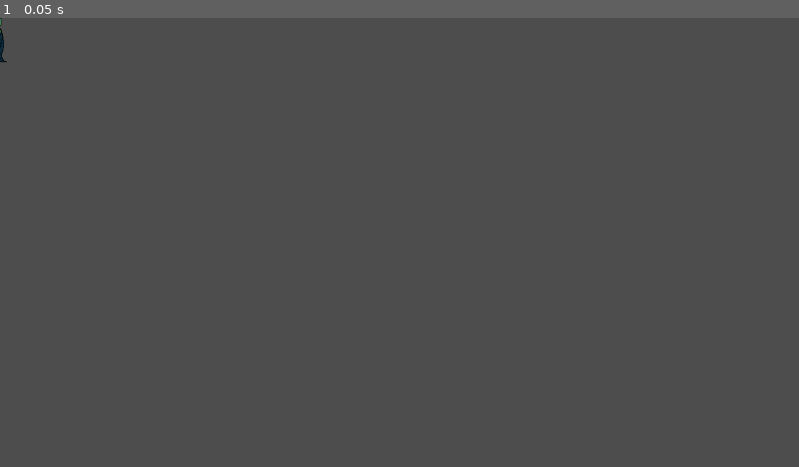
Above: before the commit, frame 1.
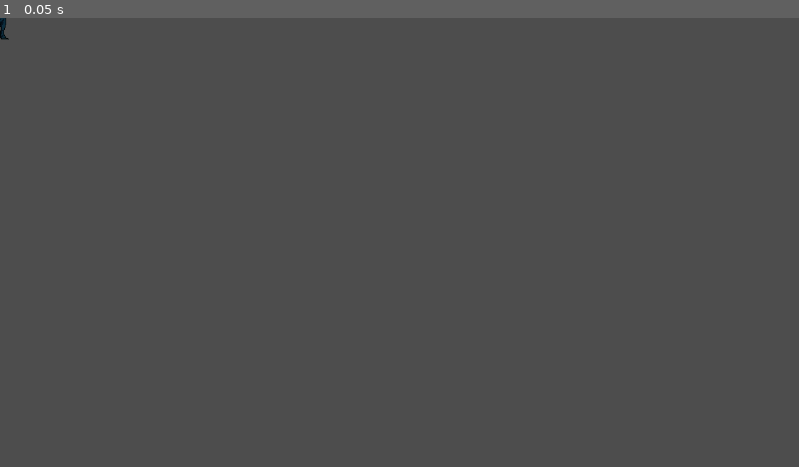
Above: after the commit, the same moment.

Repository: SamarthGuptha/echoarchitect
Game: Godot game, scene res://echo.tscn
Two runs of this game, one before a commit and one after it. Both use one fixed random seed, a clock stepped at 60 frames per second and the inputs below. This scene is started directly instead of the project's main scene.
Inputs:
- Up to frame 1 (0.05 s): no input

The runs differ from the first frame. In frame 1, less than 0.1% of the frame differs, in the area x 0-2%, y 0-10%.

Commit message:
fixed bugs

Diff:
--- a/echo.tscn
+++ b/echo.tscn
@@ -171,6 +171,8 @@
 }]
 
 [sub_resource type="CapsuleShape2D" id="CapsuleShape2D_ts30y"]
+radius = 16.0
+height = 84.0
 
 [node name="Echo" type="AnimatableBody2D"]
 collision_layer = 2
@@ -179,8 +181,11 @@
 
 [node name="AnimatedSprite2D" type="AnimatedSprite2D" parent="."]
 modulate = Color(0.305882, 1, 1, 1)
+position = Vector2(3, -33)
 sprite_frames = SubResource("SpriteFrames_7gb74")
 animation = &"idle"
 
 [node name="CollisionShape2D" type="CollisionShape2D" parent="."]
+z_index = 10
+position = Vector2(-1, -5)
 shape = SubResource("CapsuleShape2D_ts30y")
--- a/player.gd
+++ b/player.gd
@@ -23,10 +23,8 @@
 var recording_data = []
 var is_recording = false
 
-# --- Phase 2: Echo Charges ---
 const MAX_ECHO_CHARGES = 3
 var echo_charges = MAX_ECHO_CHARGES
-# -----------------------------
 
 func _physics_process(delta):
 	# Add the gravity.
@@ -55,9 +53,6 @@
 			print("Echo spawned. Charges remaining: ", echo_charges)
 			# Emit a DUPLICATE of the data so we can safely clear the original.
 			emit_signal("spawn_echo", recording_data.duplicate())
-			# Clear the data for the next recording
-			is_recording = false # Stop recording automatically after playback
-			recording_data.clear()
 		elif echo_charges <= 0:
 			print("Out of Echo Charges!")
 
--- a/player.tscn
+++ b/player.tscn
@@ -175,6 +175,7 @@
 height = 100.0
 
 [node name="Player" type="CharacterBody2D"]
+z_index = 10
 script = ExtResource("1_ys4d1")
 
 [node name="AnimatedSprite2D" type="AnimatedSprite2D" parent="."]
